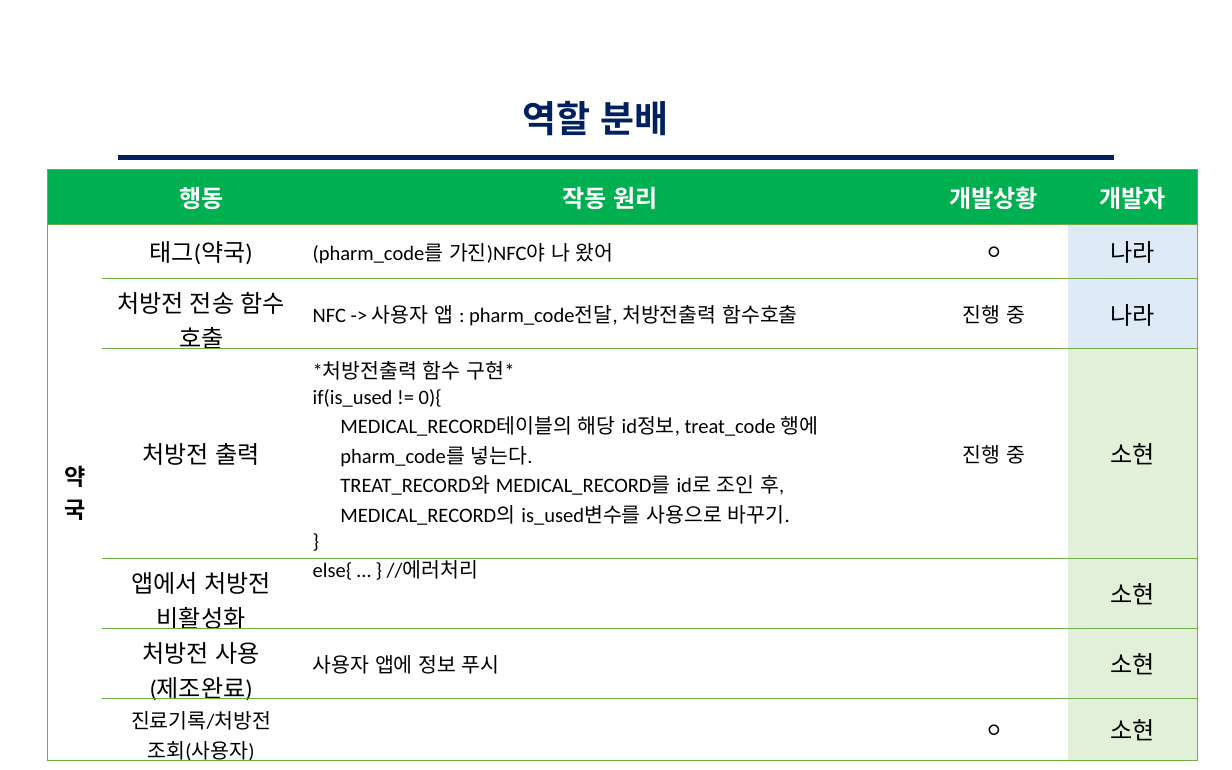
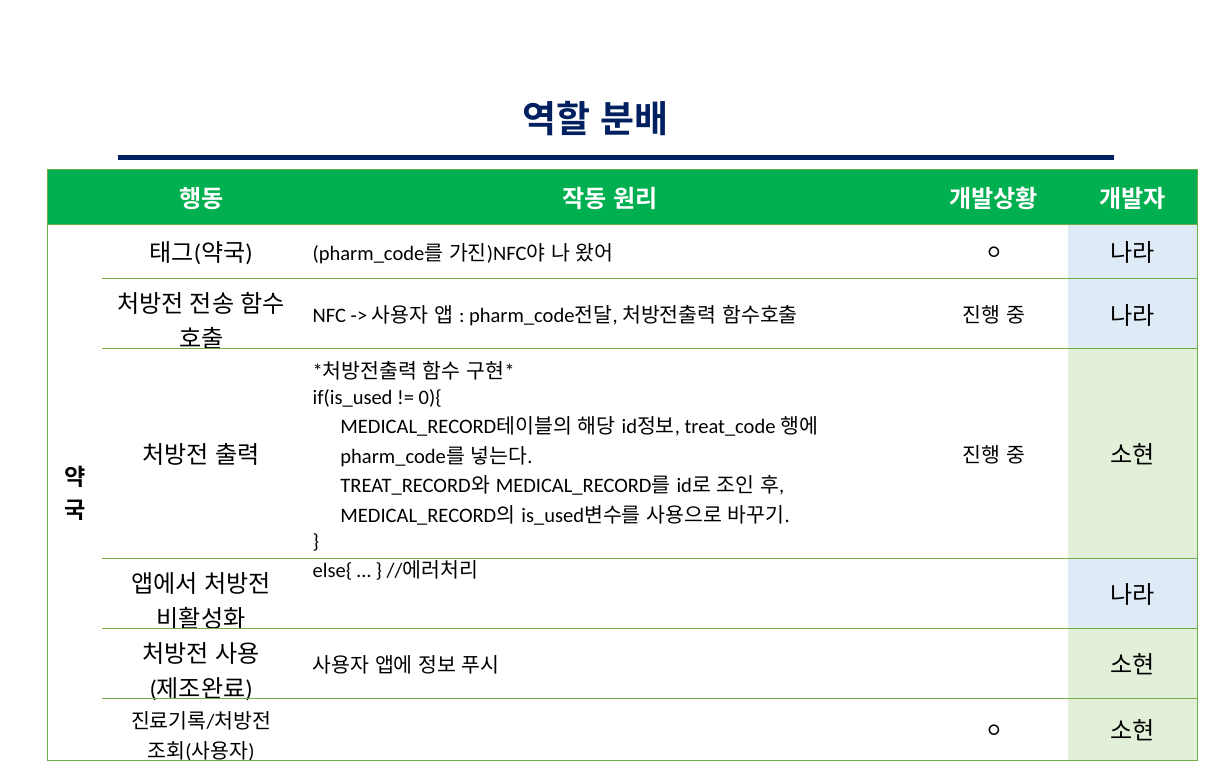
Before and after one commit to shjj94/MediPass, a slide deck: slide 5 of Presentation/신나라유소현_10주 발표자료_V1.pptx. Drawn at 1232x770 pixels with LibreOffice and Linux fonts; fonts in the diff are those of the drawing. Boxes give left, top, right and bottom in pixels: in the first picture for what was removed or moved away, otherwise in the second. Text is boxed around its words. In the diff, an @@ line names an element or a change of style, - is before the commit and + after.

```diff
--- a/Presentation/신나라유소현_10주 발표자료_V1.pptx
+++ b/Presentation/신나라유소현_10주 발표자료_V1.pptx
@@ table at (47, 170, 1196, 765) @@
-row 5, column 5: 소현
+row 5, column 5: 나라
@@ fill #E2F0D9 to #DEEBF7 in row 5, column 5 @@
```
Also in this commit, not shown: 1 other slide changed.
